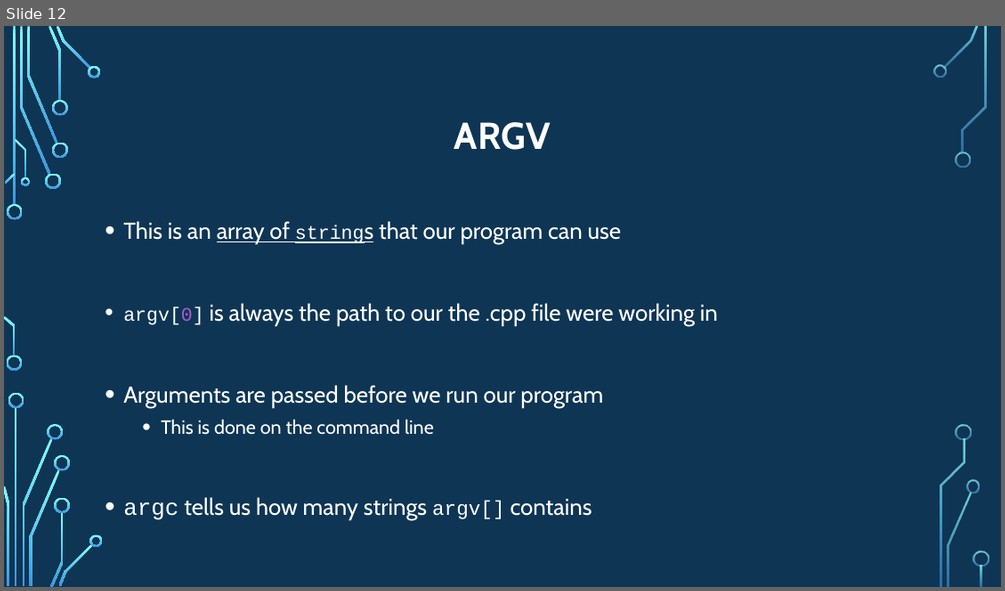
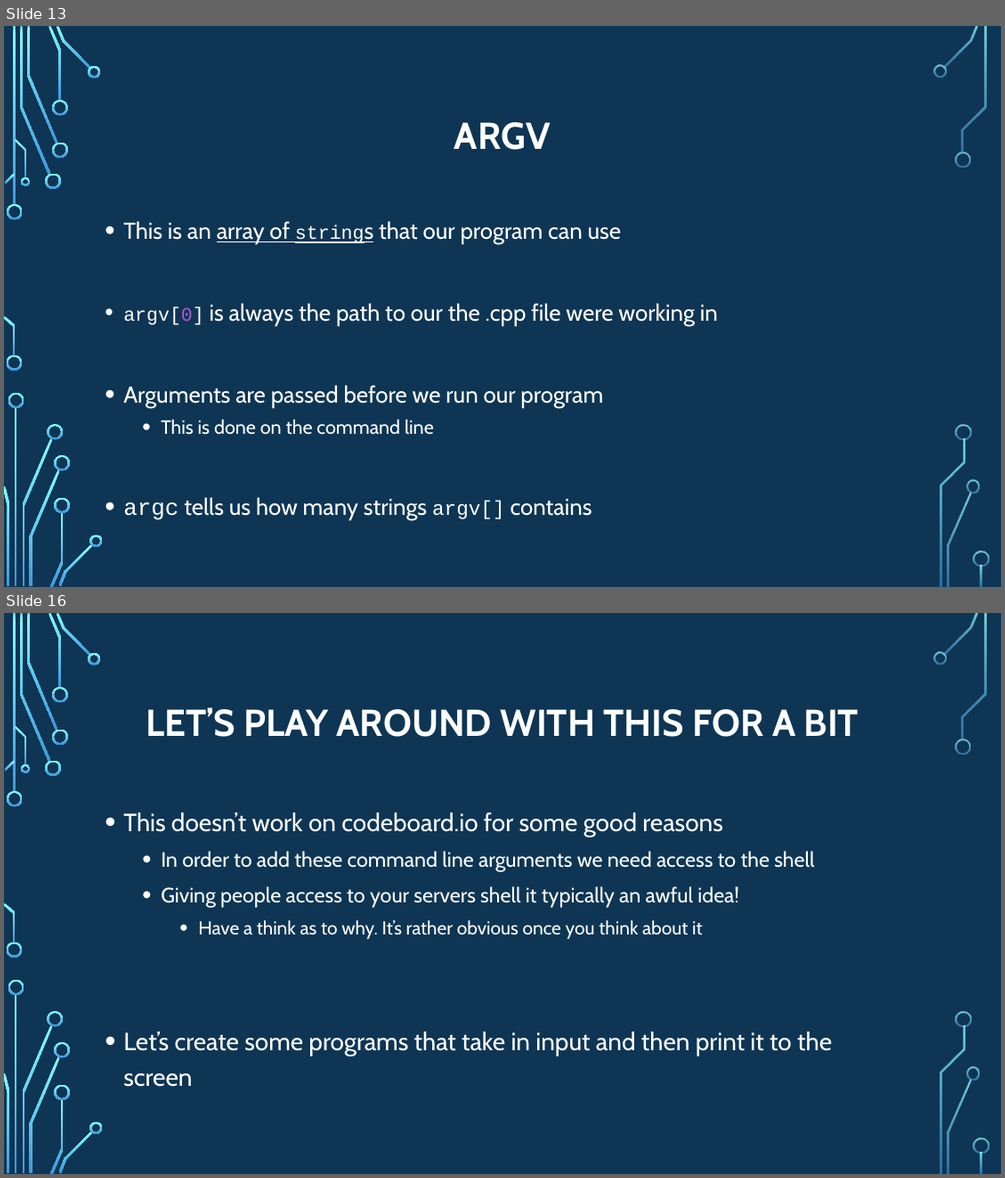
Before and after one commit to psypdt/ZIS_C-_Summer_Course_2019, a slide deck: Day_4/Day_4.pptx. Shown one above the other, each under a label of ours: slide 12 before the commit, slides 13 and 16 after it; the slides between them are not shown. The pictures are 1005x591 and 1005x1178 pixels, drawn with LibreOffice and Linux fonts; fonts in the diff are those of the drawing; background and template pictures are left out. Boxes give left, top, right and bottom in pixels: in the first picture for what was removed or moved away, otherwise in the second. Text is boxed around its words. In the diff, an @@ line names an element or a change of style, - is before the commit and + after.

```diff
--- a/Day_4/Day_4.pptx
+++ b/Day_4/Day_4.pptx
@@ slide 16 added at (4, 613, 1001, 1174), background picture (left out); not listed: 36 template elements that a slide beside it also shows @@
@@ title added at (146, 707, 858, 737), 36 pt, text #FFFFFF, bold @@
+LET’S PLAY AROUND WITH THIS FOR A BIT
@@ text added at (123, 812, 832, 1086), 20 pt, text #FFFFFF @@
+• This doesn’t work on codeboard.io for some good reasons
+  • In order to add these command line arguments we need access to the shell
+  • Giving people access to your servers shell it typically an awful idea!
+    • Have a think as to why. It’s rather obvious once you think about it
+• Let’s create some programs that take in input and then print it to the screen
@@ what was slide 12 is now slide 13 @@
```
Also in this commit, not shown: 13 other slides added, 1 slide removed, 2 other files.
